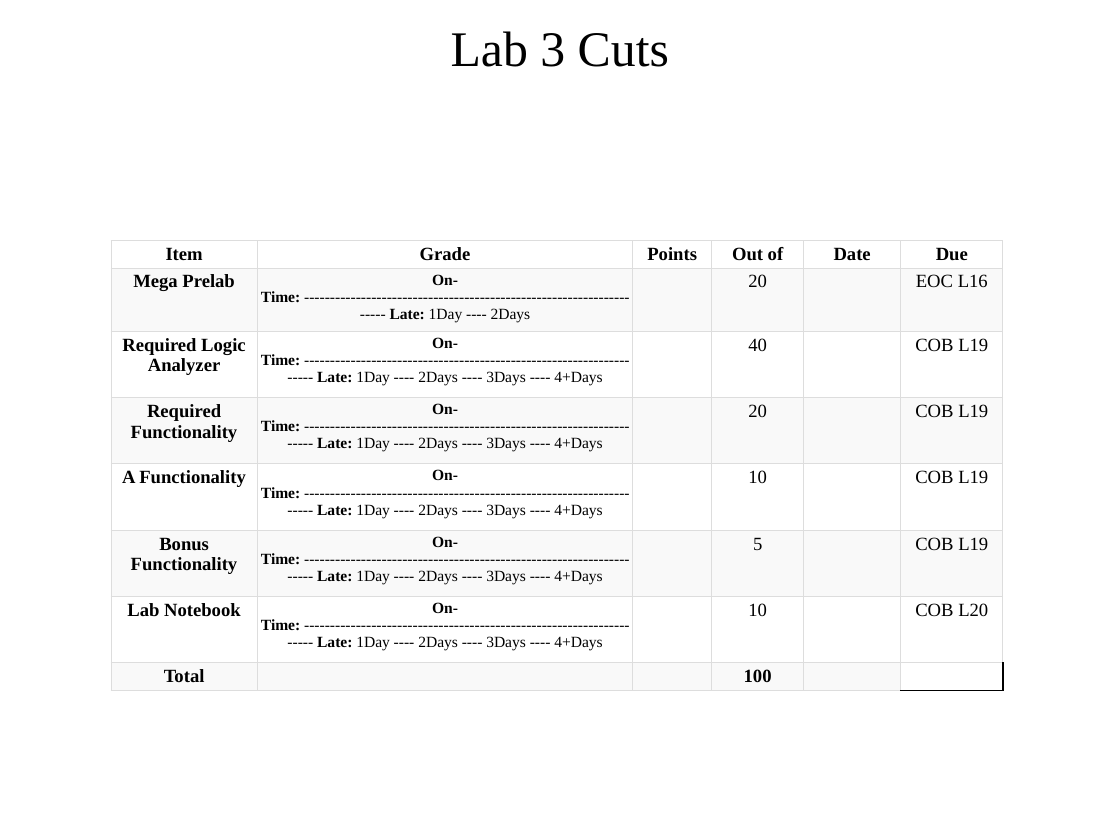
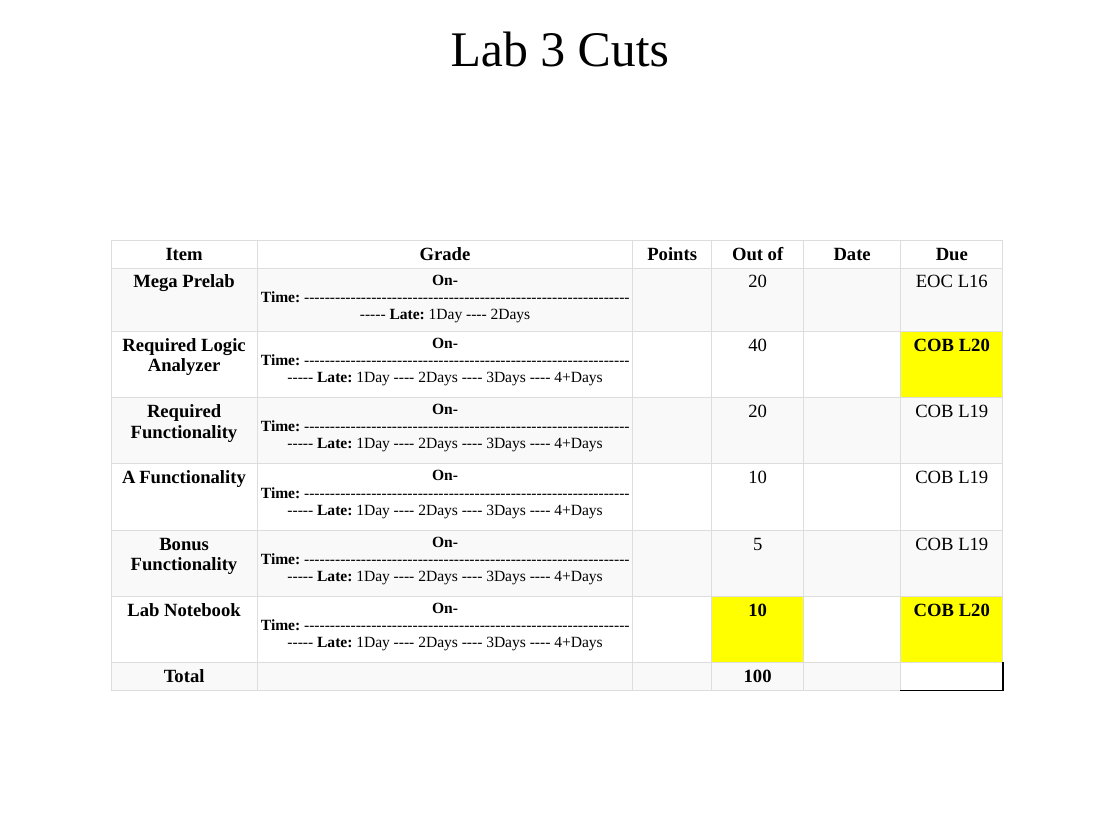
Before and after one commit to pw4rn3r/ECE382, a slide deck: slide 2 of notes/L19/Lsn19.pptx. Drawn at 1120x840 pixels with LibreOffice and Linux fonts; fonts in the diff are those of the drawing. Boxes give left, top, right and bottom in pixels: in the first picture for what was removed or moved away, otherwise in the second. Text is boxed around its words. In the diff, an @@ line names an element or a change of style, - is before the commit and + after.

```diff
--- a/notes/L19/Lsn19.pptx
+++ b/notes/L19/Lsn19.pptx
@@ table at bbox=[111, 241, 1004, 693] @@
-row 3, column 6: COB L19
+row 3, column 6: COB L20
@@ fill #FFFFFF to #FFFF00 in 3 cells @@
@@ bold on in "10", "COB L20" @@
```
Also in this commit, not shown: 2 other slides changed.
